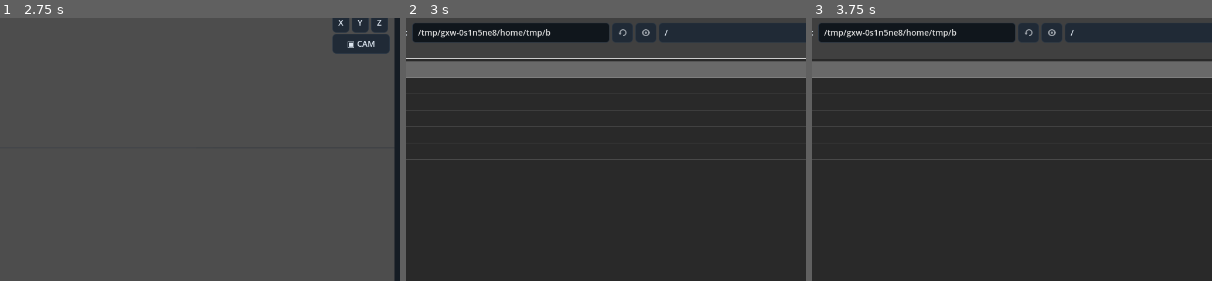
Above: before the commit, frames 1-3 (left to right).
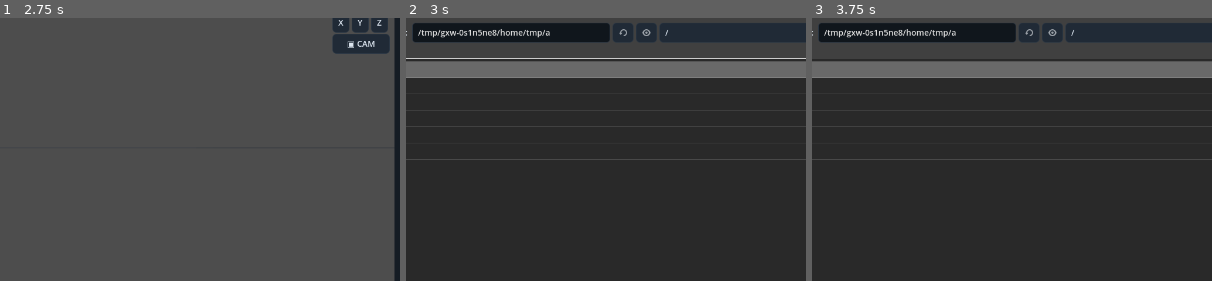
Above: after the commit, the same moments.

Repository: Onnevan/Kabuki
Game: Godot game, scene res://editor/main.tscn
Two runs of this game, one before a commit and one after it. Both use one fixed random seed, a clock stepped at 60 frames per second and the inputs below.
Inputs (mouse positions are % of the whole screen's width and height, from its top left):
- Up to frame 1 (2.75 s): click "↶" at 0.5 s; click "↷" at 1.25 s; click "OPEN" at 2 s
- Up to frame 2 (3 s): click "＋ IMPORT" at 2.75 s
- Up to frame 3 (3.75 s): click (37, 77) at 3.52 s; type "12" at 3.6 s
The pictures show only the part of the screen within x 27-77%, y 15-65%; the shares and areas given below are measured in that part.

Frame 1 is identical in both runs. In frame 2, 0.1% of the frame differs, in the area x 35-66%, y 3-8%; in frame 3, 0.1%.

Commit message:
Make rigging viewport bone-first

Diff:
--- a/editor/main.gd
+++ b/editor/main.gd
@@ -703,6 +703,36 @@
 	if scene_nodes.has(id):
 		_select_scene_node(id, scene_nodes[id])
 
+func _pick_rig_bone_at_screen(mouse: Vector2) -> String:
+	if active_rig_id.is_empty() or active_rig_runtime == null: return ""
+	var rig: RefCounted = rigging_controller.rigs.get(active_rig_id)
+	if rig == null: return ""
+	var best_index: int = -1
+	var best_distance: float = 18.0
+	for bone_index in range(rig.bones.size()):
+		var head_world: Vector3 = rig.bones[bone_index].get("rest",Transform3D.IDENTITY).origin
+		var tail_world: Vector3 = head_world + Vector3(0.0,0.45,0.0)
+		var found_child: bool = false
+		for child_index in range(rig.bones.size()):
+			if int(rig.bones[child_index].get("parent",-1)) == bone_index:
+				tail_world = rig.bones[child_index].get("rest",Transform3D.IDENTITY).origin
+				found_child = true
+				break
+		if not found_child and active_rig_runtime.terminal_tip_valid:
+			tail_world = active_rig_runtime.terminal_tip
+		var a: Vector2 = camera.unproject_position(head_world)
+		var b: Vector2 = camera.unproject_position(tail_world)
+		var ab: Vector2 = b - a
+		var den: float = ab.length_squared()
+		var distance: float = mouse.distance_to(a)
+		if den > 0.001:
+			var t: float = clampf((mouse-a).dot(ab)/den,0.0,1.0)
+			distance = mouse.distance_to(a+ab*t)
+		if distance < best_distance:
+			best_distance = distance
+			best_index = bone_index
+	return "bone::%s::%d" % [active_rig_id,best_index] if best_index >= 0 else ""
+
 func _select_rig_bone(virtual_id: String) -> void:
 	var parts: PackedStringArray = virtual_id.split("::")
 	if parts.size() < 3: return
@@ -879,6 +909,13 @@
 				if event.pressed: _add_rig_bone_point(event.position)
 				return
 			if event.pressed:
+				# RIGGING is bone-first: viewport clicks try visible bones before
+				# artwork. This avoids selecting the skinned mesh while posing.
+				if workspace == "rigging" and not rig_bone_draw_active:
+					var picked_bone: String = _pick_rig_bone_at_screen(event.position)
+					if not picked_bone.is_empty():
+						_select_rig_bone(picked_bone)
+						return
 				gizmo_axis = gizmo.pick_axis(event.position, camera) if selected_scene_node else TransformGizmo.Axis.NONE
 				if gizmo_axis != TransformGizmo.Axis.NONE:
 					dragging = true; transform_start = selected_scene_node.transform; drag_start_mouse = event.position
